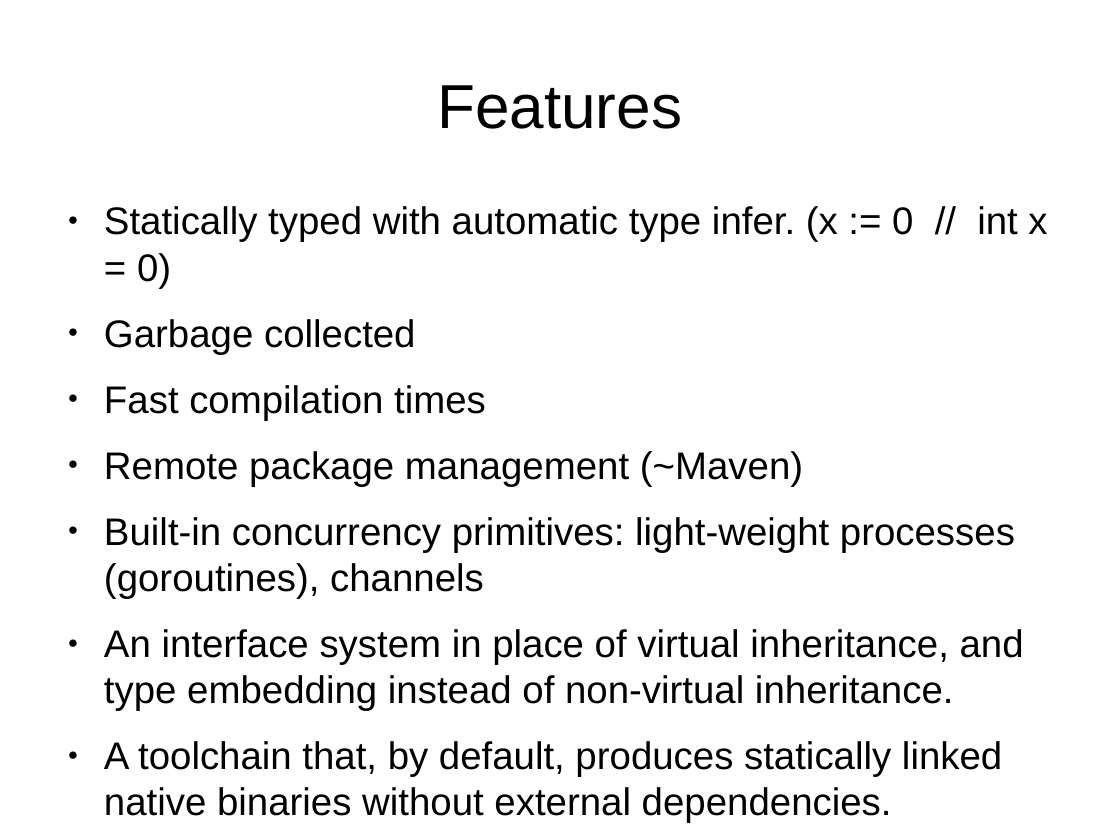
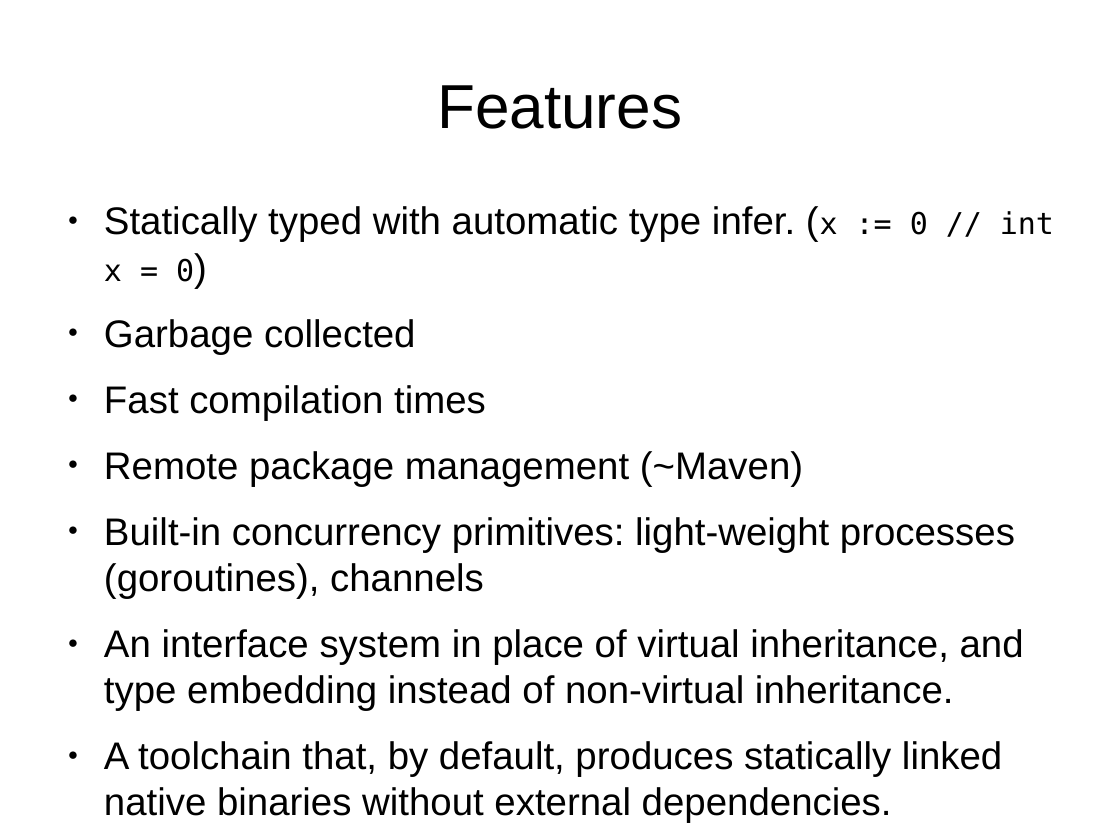
Before and after one commit to laszlocsontos/talks, a slide deck: slide 4 of golang_for_java_dev/go_for_java_dev.odp. Drawn at 1120x840 pixels with LibreOffice and Linux fonts; fonts in the diff are those of the drawing. Boxes give left, top, right and bottom in pixels: in the first picture for what was removed or moved away, otherwise in the second. Text is boxed around its words. In the diff, an @@ line names an element or a change of style, - is before the commit and + after.

```diff
--- a/golang_for_java_dev/go_for_java_dev.odp
+++ b/golang_for_java_dev/go_for_java_dev.odp
@@ text at (104,206,1054,282): size 27.2 to 21.2 pt, font Arial to DejaVu Sans Mono in "(x := 0 // int x = ..." @@
```
Also in this commit, not shown: 6 other slides changed, 1 other file.
